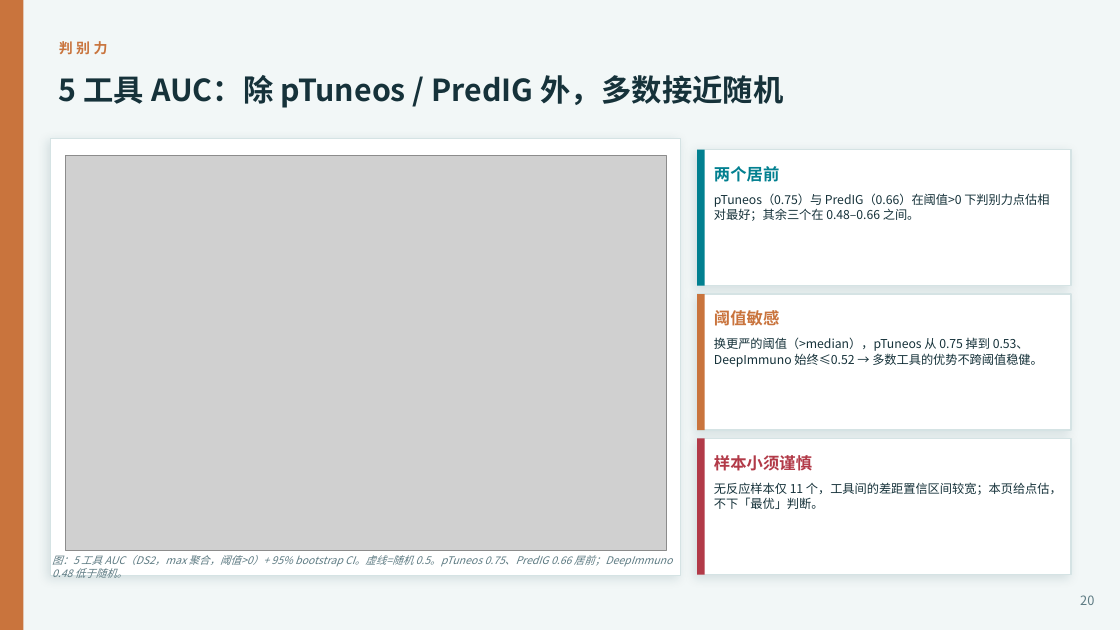
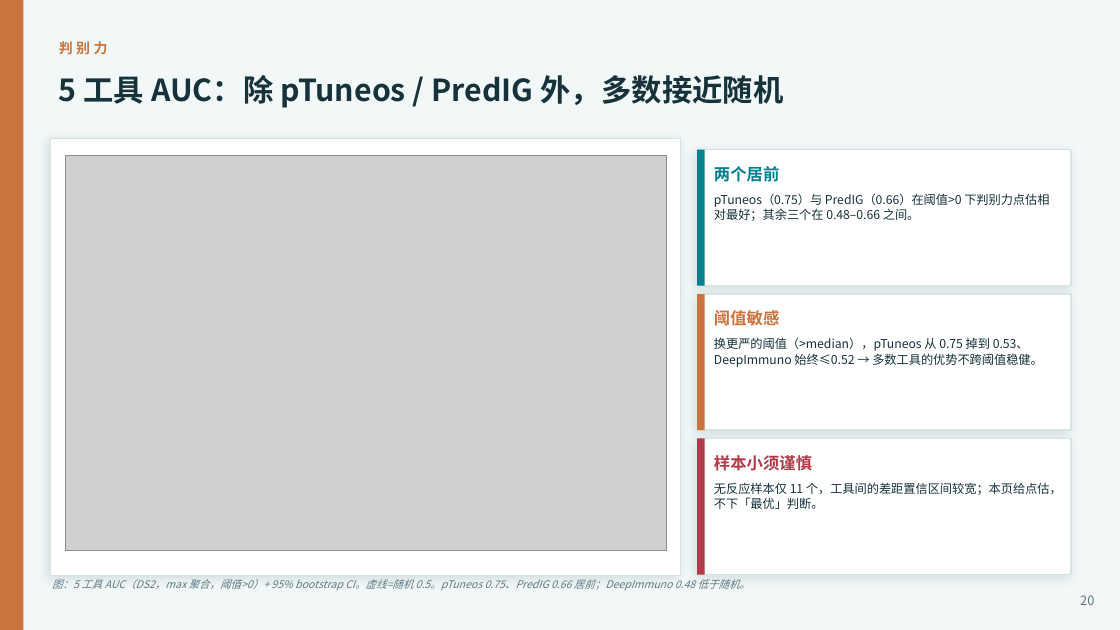
Before and after one commit to legacccY/YJ-Agent, a slide deck: slide 20 of project/meeting/QuantImmuBench/QuantImmuBench_5工具横评_2026-06-25.pptx. Drawn at 1120x630 pixels with LibreOffice and Linux fonts; fonts in the diff are those of the drawing; grey boxes stand for pictures. Boxes give left, top, right and bottom in pixels: in the first picture for what was removed or moved away, otherwise in the second. Text is boxed around its words. In the diff, an @@ line names an element or a change of style, - is before the commit and + after.

```diff
--- a/project/meeting/QuantImmuBench/QuantImmuBench_5工具横评_2026-06-25.pptx
+++ b/project/meeting/QuantImmuBench/QuantImmuBench_5工具横评_2026-06-25.pptx
@@ text "图：5 工具 AUC（DS2，max 聚合，阈值>0）+ 95% ..." rewrapped from <box>52,555,673,578</box> to <box>52,579,751,591</box> @@
```
Also in this commit, not shown: 7 other slides changed, 1 other file.
